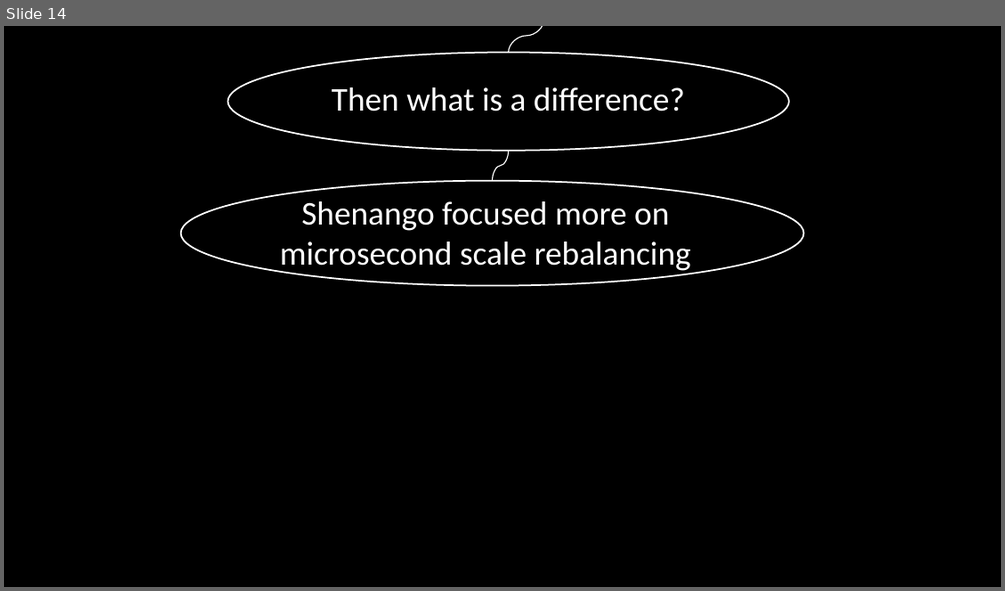
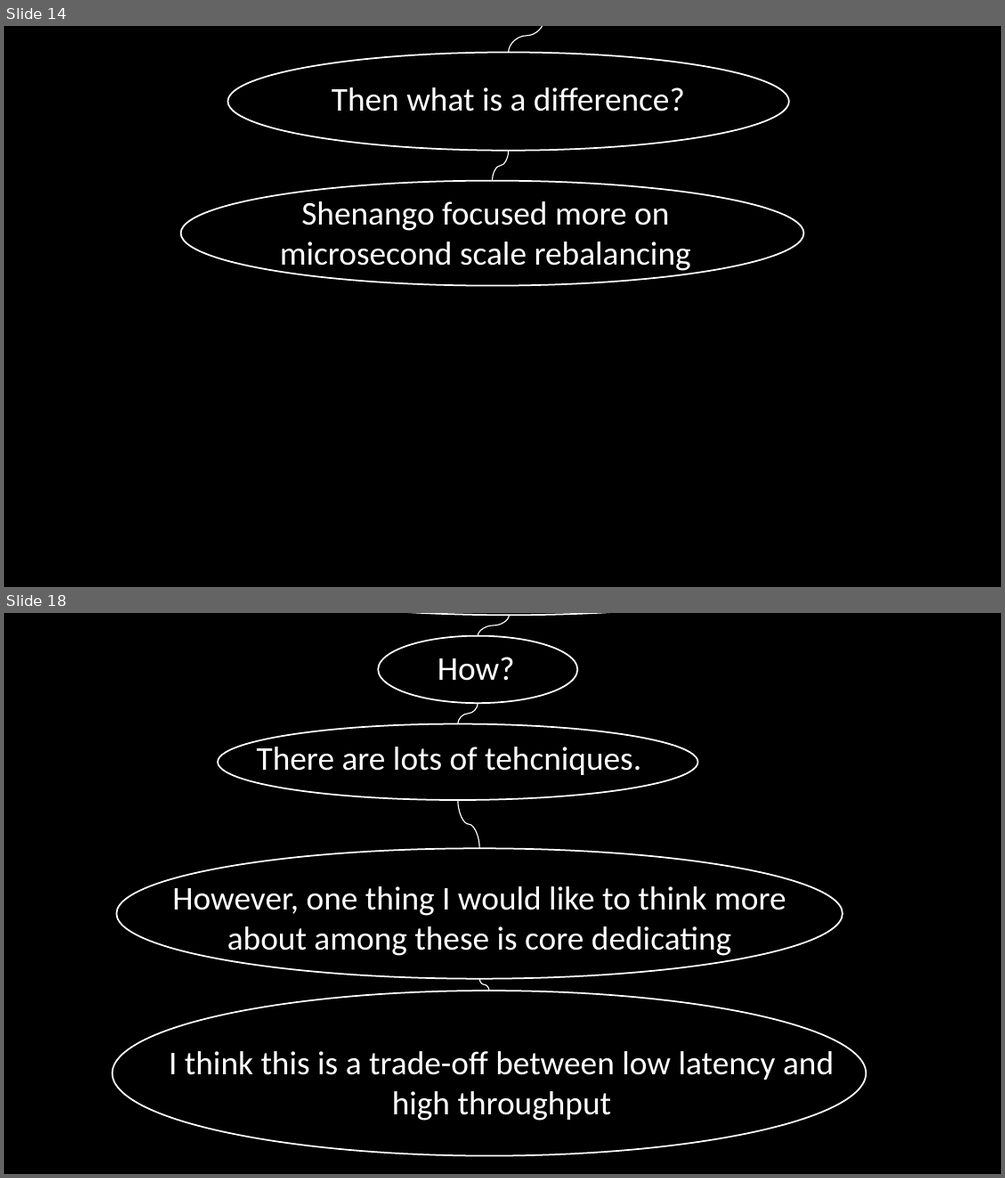
Before and after one commit to minseok127/paper_reviews, a slide deck: operating_system/ghOSt/Shenango.pptx. Shown one above the other, each under a label of ours: slide 14 before the commit, slides 14 and 18 after it; the slides between them are not shown. The pictures are 1005x591 and 1005x1178 pixels, drawn with LibreOffice and Linux fonts; fonts in the diff are those of the drawing. Boxes give left, top, right and bottom in pixels: in the first picture for what was removed or moved away, otherwise in the second. Text is boxed around its words. In the diff, an @@ line names an element or a change of style, - is before the commit and + after.

```diff
--- a/operating_system/ghOSt/Shenango.pptx
+++ b/operating_system/ghOSt/Shenango.pptx
@@ slide 18 added at (4, 613, 1001, 1174), background #000000 @@
@@ ellipse added at (198, 613, 821, 615), outline #FFFFFF 1.5 pt @@
@@ ellipse added at (378, 636, 577, 704), outline #FFFFFF 1.5 pt @@
@@ curved line added from (509, 616) to (478, 636), #FFFFFF 1 pt @@
@@ text added at (437, 657, 515, 681), 32 pt, text #FFFFFF @@
+How?
@@ curved line added from (478, 703) to (458, 723), #FFFFFF 1 pt @@
@@ ellipse added at (218, 723, 698, 800), outline #FFFFFF 1.5 pt @@
@@ text added at (257, 747, 641, 775), 32 pt, text #FFFFFF @@
+There are lots of tehcniques.
@@ curved line added from (458, 800) to (479, 849), #FFFFFF 1 pt @@
@@ ellipse added at (117, 849, 843, 979), outline #FFFFFF 1.5 pt @@
@@ text added at (172, 886, 786, 956), 32 pt, text #FFFFFF @@
+However, one thing I would like to think more about among these is core dedicating
@@ curved line added from (479, 979) to (489, 990), #FFFFFF 1 pt @@
@@ ellipse added at (113, 990, 866, 1156), outline #FFFFFF 1.5 pt @@
@@ text added at (169, 1051, 833, 1120), 32 pt, text #FFFFFF @@
+I think this is a trade-off between low latency and high throughput
```
Also in this commit, not shown: 4 slides changed, 8 other slides added, 3 other files.
